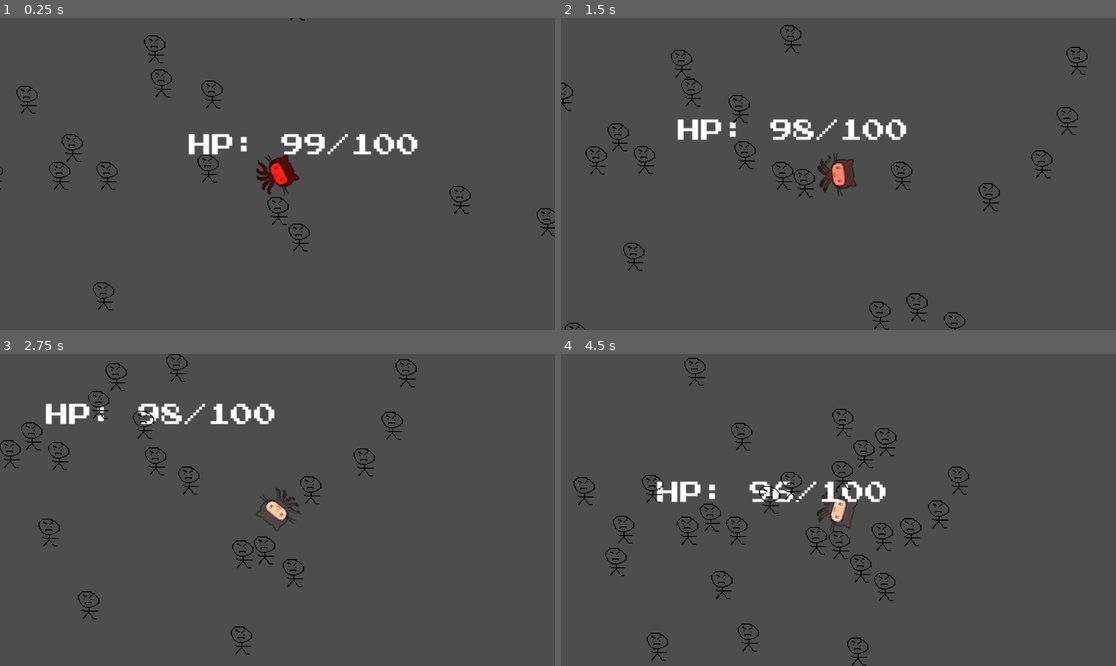
Above: before the commit, frames 1-4 (two rows, left to right).
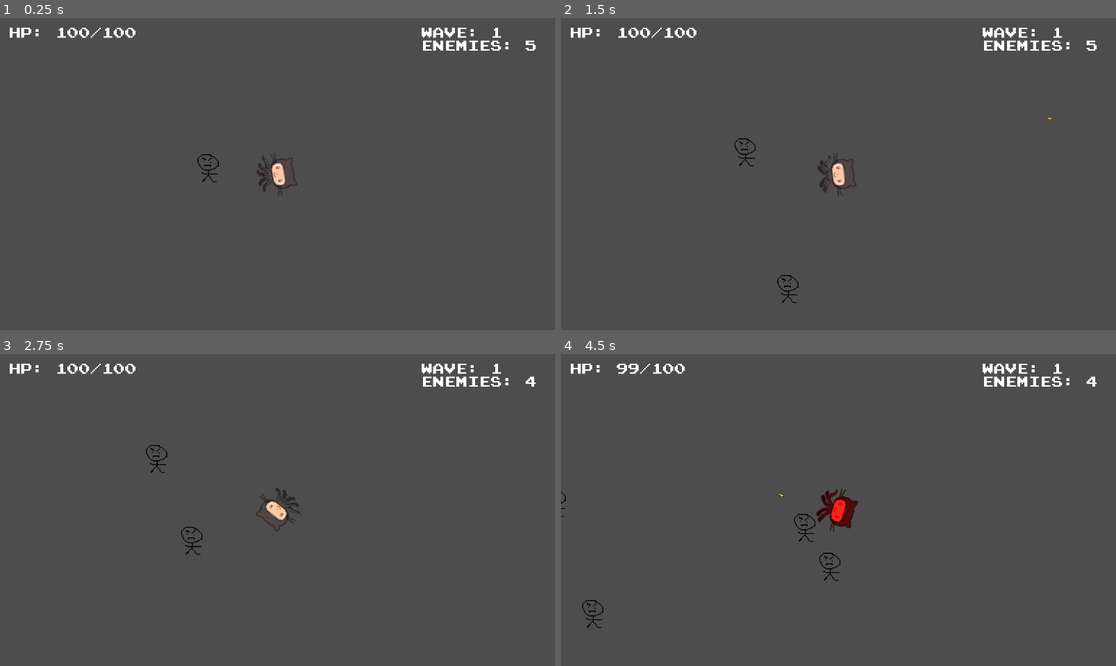
Above: after the commit, the same moments.

Repository: Jeelo-byte/2-sacrifices-must-be-made-
Game: Godot game, scene res://Sences/main.tscn
Same seed, same stepped clock (60 frames per second), same inputs: the game is played once before the commit and once after it.
Inputs (mouse positions are in pixels of both pictures, inside the frame that each line leads up to):
- Up to frame 1 (0.25 s): no input
- Up to frame 2 (1.5 s): tap Enter (ui_accept) at 0.5, 0.77, 0.8, 1.07, 1.35 s; move the mouse to (960, 158) at 0.52 s; press the mouse at (960, 158) at 0.53 s; hold D (right) 0.53-1.28 s; move the mouse to (727, 189) at 1.27 s; release the mouse at (727, 189) at 1.28 s; hold S (down) from 1.28 s (still down)
- Up to frame 3 (2.75 s): tap Enter (ui_accept) at 1.52, 1.82, 2.3 s; click (166, 525) at 1.55 s; move the mouse to (333, 441) at 2.02 s; release S (down) at 2.03 s; press the mouse at (333, 441) at 2.03 s; hold D (right) from 2.03 s (still down)
- Up to frame 4 (4.5 s): move the mouse to (810, 572) at 2.77 s; release D (right) at 2.78 s; release the mouse at (810, 572) at 2.78 s; hold W (up) 2.78-3.53 s; click (810, 572) at 2.85 s; tap Enter (ui_accept) at 3.02, 3.32 s; move the mouse to (1005, 556) at 3.52 s; hold Enter (ui_accept) 3.53-4.28 s; hold A (left) from 3.53 s (still down); move the mouse to (672, 463) at 4.27 s; click (672, 463) at 4.35 s

The runs differ from the first frame. In frame 1, 3.5% of the frame differs, in the area x 0-100%, y 0-94%; in frame 2, 3.8%; in frame 3, 3.5%; in frame 4, 4.5%, in the area x 0-97%, y 1-100%.

Commit message:
Added wave and number of enemies display. Added waves with increased difficulty (enemy speed and numbers go up).

Diff:
--- a/Scripts/Player/main.gd
+++ b/Scripts/Player/main.gd
@@ -1,15 +1,43 @@
 extends Node2D
 @export var enemy_scene: PackedScene
-@export var enemy_count: int = 50
+@export var enemy_count: int = 4
+@export var enemy_speed: int = 200
 @export var spawn_area: Rect2 = Rect2(-512, -384, 1024, 768)
+
+var current_wave: int = 1
+var base_damage: int = 1
 
 func _ready():
 	spawn_enemies()
 
+func _process(delta):
+	check_wave_complete()
+
+func check_wave_complete():
+	var enemies = get_tree().get_nodes_in_group("enemies")
+	if enemies.size() == 0:
+		enemy_count = ceil(1.5 * enemy_count)
+		enemy_speed = ceil(1.5 * enemy_speed)
+		start_next_wave()
+
+func start_next_wave():
+	current_wave += 1
+	var wave_damage = base_damage * (2 ** (current_wave - 1))
+	spawn_enemies_with_damage(wave_damage)
+
 func spawn_enemies():
+	spawn_enemies_with_damage(base_damage)
+
+func spawn_enemies_with_damage(damage: int):
 	for i in range(enemy_count):
 		var e = enemy_scene.instantiate()
 		var x = randf_range(spawn_area.position.x, spawn_area.position.x + spawn_area.size.x)
 		var y = randf_range(spawn_area.position.y, spawn_area.position.y + spawn_area.size.y)
 		e.position = Vector2(x, y)
+		e.damage_amount = damage
+		e.move_speed = enemy_speed
 		add_child(e)
+
+
+func _on_restart_button_pressed() -> void:
+	pass # Replace with function body.
--- a/Scripts/Player/player.gd
+++ b/Scripts/Player/player.gd
@@ -1,11 +1,10 @@
 extends CharacterBody2D
-
 @export var bullet: PackedScene
 @export var bullet_speed = 1500
 @export var offset_scale = 140
 @export var offset_rot = 270
 @export var max_health: int = 100
-@export var damage_cooldown: float = 1.0
+@export var damage_cooldown: float = 1.
 
 @onready var anim: AnimatedSprite2D = $PlayerAnim
 signal health_changed(current_health: int, max_health: int)
@@ -52,6 +51,11 @@
 	bullet_instance.apply_impulse(Vector2(bullet_speed, 0).rotated(rotation + deg_to_rad(offset_rot + 180)))
 	get_tree().get_root().add_child(bullet_instance)
 
+func check_wave_complete():
+	var enemies = get_tree().get_nodes_in_group("enemies")
+	if enemies.size() == 0:
+		var movespeed = ceil(1.4 * movespeed)
+
 func take_damage(damage_amount: int):
 	if not can_take_damage:
 		return
@@ -75,8 +79,8 @@
 	tween.tween_property(anim, "modulate", Color.WHITE, 0.1)
 
 func die():
-	get_tree().create_timer(1.5).timeout.connect(func(): get_tree().reload_current_scene())
-
-func _on_area_2d_body_entered(body: Node2D) -> void:
-	if body.is_in_group("enemies"):
-		take_damage(1)
+	var game_over_screen = get_node("../UI/GameOverScreen")
+	if game_over_screen:
+		game_over_screen.show_game_over()
+	else:
+		get_tree().reload_current_scene()
--- /dev/null
+++ b/Scripts/background.gd
@@ -0,0 +1 @@
+extends ColorRect
--- /dev/null
+++ b/Scripts/game_over_screen.gd
@@ -0,0 +1,41 @@
+extends Control
+
+@onready var background = $Background
+@onready var game_over_label = $GameOverLabel
+@onready var restart_button = $RestartButton
+@onready var stats_label = $StatsLabel
+
+signal game_over_shown
+
+func _ready():
+	visible = false
+	set_process_input(false)
+
+func show_game_over():
+	visible = true
+	set_process_input(true)
+	get_tree().paused = true
+
+	var main_node = get_node("../../Main")
+	if main_node:
+		stats_label.text = "Final Wave: " + str(main_node.current_wave)
+
+	var tween = create_tween()
+	tween.set_pause_mode(Tween.TWEEN_PAUSE_PROCESS)
+	tween.parallel().tween_property(background, "modulate", Color(1, 0, 0, 0.7), 1.5)
+	tween.parallel().tween_property(game_over_label, "modulate", Color.WHITE, 2.0)
+	tween.parallel().tween_property(restart_button, "modulate", Color.WHITE, 2.5)
+	tween.parallel().tween_property(stats_label, "modulate", Color.WHITE, 2.5)
+
+	game_over_shown.emit()
+
+func _input(event):
+	if event.is_action_pressed("ui_accept") or event.is_action_pressed("LMB"):
+		restart_game()
+
+func _on_restart_button_pressed():
+	restart_game()
+
+func restart_game():
+	get_tree().paused = false
+	get_tree().reload_current_scene()
--- a/Scripts/label.gd
+++ b/Scripts/label.gd
@@ -1,8 +1,8 @@
 extends Label
-
 var player
 
 func _ready():
+	# Make sure we're in a CanvasLayer or at scene root level
 	set_anchors_and_offsets_preset(Control.PRESET_TOP_LEFT)
 	position = Vector2(20, 20)
 
--- /dev/null
+++ b/Scripts/wave_label.gd
@@ -0,0 +1,30 @@
+extends Label
+
+var player
+
+func _ready():
+	set_anchors_and_offsets_preset(Control.PRESET_TOP_RIGHT)
+	position = Vector2(875, 20)
+
+	var font = load("res://Fonts/PrStart.ttf")
+	if font:
+		add_theme_font_override("font", font)
+		add_theme_font_size_override("font_size", 24)
+
+	add_theme_color_override("font_color", Color.WHITE)
+	call_deferred("setup")
+
+func setup():
+	player = get_tree().get_first_node_in_group("player")
+
+	if player:
+		update_wave_display()
+
+func _process(delta):
+	if player:
+		update_wave_display()
+
+func update_wave_display():
+	var enemies_left = get_tree().get_nodes_in_group("enemies").size()
+	var world = get_tree().get_root().get_node("world")
+	text = "WAVE: " + str(world.current_wave) + "\nENEMIES: " + str(enemies_left)
--- a/Sences/main.tscn
+++ b/Sences/main.tscn
@@ -6,6 +6,9 @@
 [ext_resource type="PackedScene" uid="uid://dhxq4w6n0sj2s" path="res://Sences/bullet.tscn" id="2_ri208"]
 [ext_resource type="PackedScene" uid="uid://cbodbww3t36n6" path="res://Sences/enemy.tscn" id="4_ipa3v"]
 [ext_resource type="Script" uid="uid://8ekh8vnqvft8" path="res://Scripts/label.gd" id="6_5pjkp"]
+[ext_resource type="Script" uid="uid://dxvfww423g1gx" path="res://Scripts/wave_label.gd" id="7_hxpnw"]
+[ext_resource type="Script" uid="uid://bd0v8pvgf1gkn" path="res://Scripts/game_over_screen.gd" id="8_7pouu"]
+[ext_resource type="FontFile" uid="uid://ydxs74l3u4gd" path="res://Fonts/PrStart.ttf" id="9_nkrox"]
 
 [sub_resource type="CapsuleShape2D" id="CapsuleShape2D_ig7tw"]
 radius = 20.45
@@ -84,16 +87,55 @@
 scale = Vector2(0.9999998, 0.9999998)
 shape = SubResource("RectangleShape2D_0y7xl")
 
-[node name="Control" type="Control" parent="."]
+[node name="UI" type="CanvasLayer" parent="."]
+
+[node name="HPLabel" type="Label" parent="UI"]
+offset_right = 40.0
+offset_bottom = 23.0
+script = ExtResource("6_5pjkp")
+
+[node name="WaveLabel" type="Label" parent="UI"]
+offset_right = 40.0
+offset_bottom = 23.0
+script = ExtResource("7_hxpnw")
+
+[node name="GameOverScreen" type="Control" parent="UI"]
 layout_mode = 3
 anchors_preset = 0
 offset_right = 40.0
 offset_bottom = 40.0
+script = ExtResource("8_7pouu")
 
-[node name="Label" type="Label" parent="Control"]
+[node name="Background" type="ColorRect" parent="UI/GameOverScreen"]
+layout_mode = 0
+offset_right = 40.0
+offset_bottom = 40.0
+color = Color(1, 0, 0, 1)
+
+[node name="GameOverLabel" type="Label" parent="UI/GameOverScreen"]
+modulate = Color(1, 1, 1, 0)
 layout_mode = 0
 offset_right = 40.0
 offset_bottom = 23.0
-script = ExtResource("6_5pjkp")
+theme_override_fonts/font = ExtResource("9_nkrox")
+theme_override_font_sizes/font_size = 48
+text = "GAME OVER!"
+horizontal_alignment = 1
+
+[node name="RestartButton" type="Button" parent="UI/GameOverScreen"]
+layout_mode = 0
+offset_right = 8.0
+offset_bottom = 8.0
+text = "RESTART"
+
+[node name="StatsLabel" type="Label" parent="UI/GameOverScreen"]
+modulate = Color(1, 1, 1, 0)
+layout_mode = 0
+offset_right = 40.0
+offset_bottom = 23.0
+theme_override_fonts/font = ExtResource("9_nkrox")
+theme_override_font_sizes/font_size = 20
+horizontal_alignment = 1
 
 [connection signal="body_entered" from="Enemy/EnemyArea" to="Enemy" method="_on_enemy_area_body_entered"]
+[connection signal="pressed" from="UI/GameOverScreen/RestartButton" to="." method="_on_restart_button_pressed"]
Not shown, added: Scripts/background.gd.uid
Not shown, added: Scripts/game_over_screen.gd.uid
Not shown, added: Scripts/wave_label.gd.uid
Not shown: 1 places in Sences/main.tscn that only renumber resources
